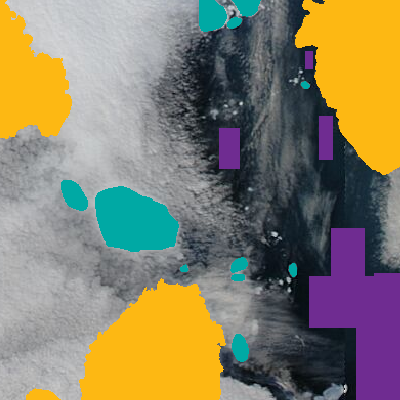
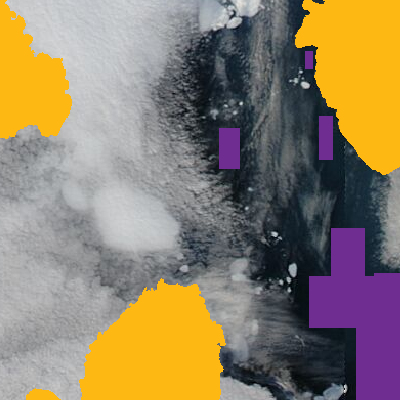
Layers edited between the first and the second 400 x 400 image:
hid "ice floes" (2nd of 2) over [left=61, top=0, right=310, bottom=362]
